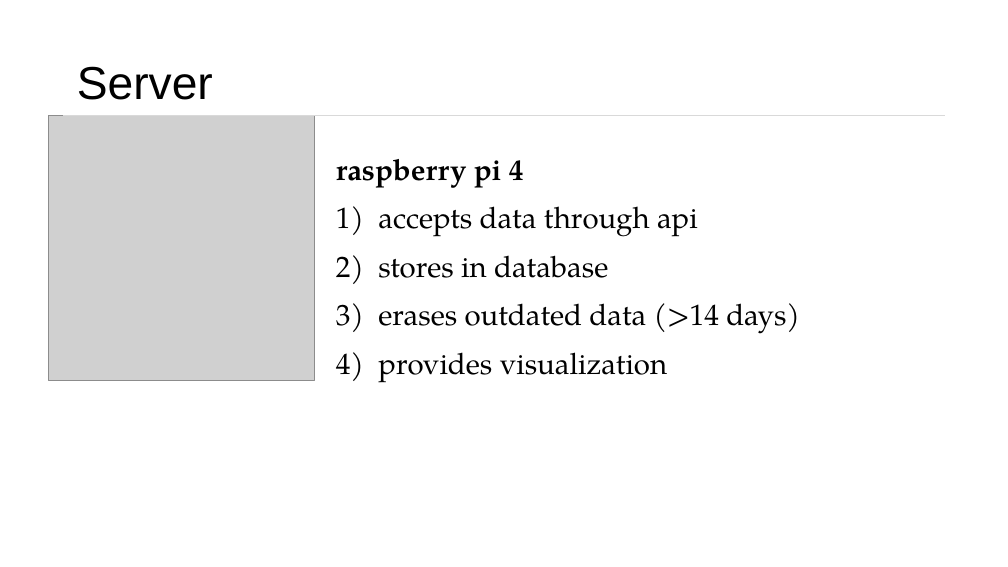
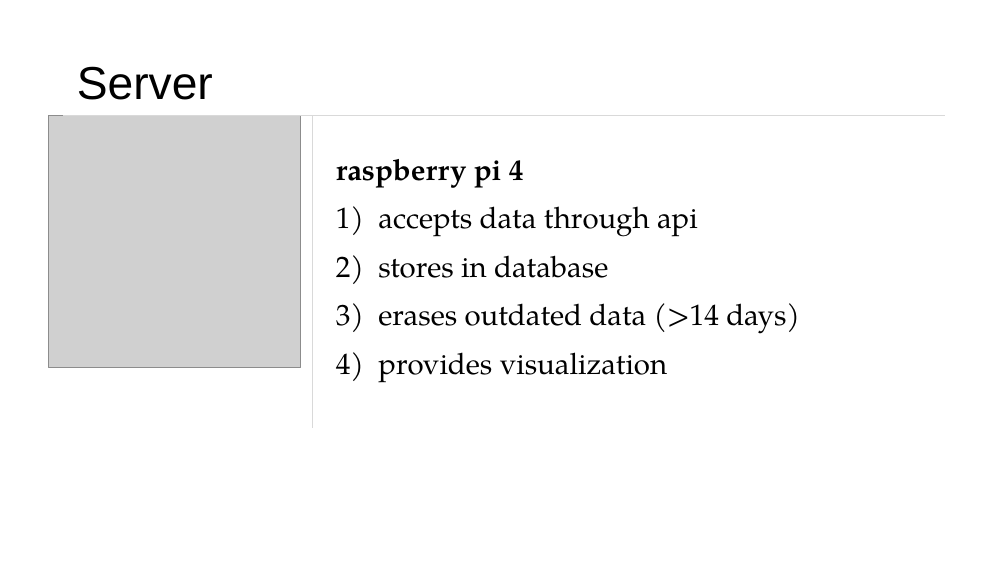
Before and after one commit to Vladnet47/Weather-Station, a slide deck: slide 8 of Presentation.pptx. Drawn at 1008x567 pixels with LibreOffice and Linux fonts; fonts in the diff are those of the drawing; grey boxes stand for pictures. Boxes give left, top, right and bottom in pixels: in the first picture for what was removed or moved away, otherwise in the second. Text is boxed around its words. In the diff, an @@ line names an element or a change of style, - is before the commit and + after.

```diff
--- a/Presentation.pptx
+++ b/Presentation.pptx
@@ picture resized from (x1=48, y1=116, x2=314, y2=381) to (x1=48, y1=116, x2=301, y2=368) @@
@@ line added from (313, 116) to (313, 428), #D9D9D9 0.5 pt @@
```
Also in this commit, not shown: 5 other slides changed, 2 slides added, 2 other files.
